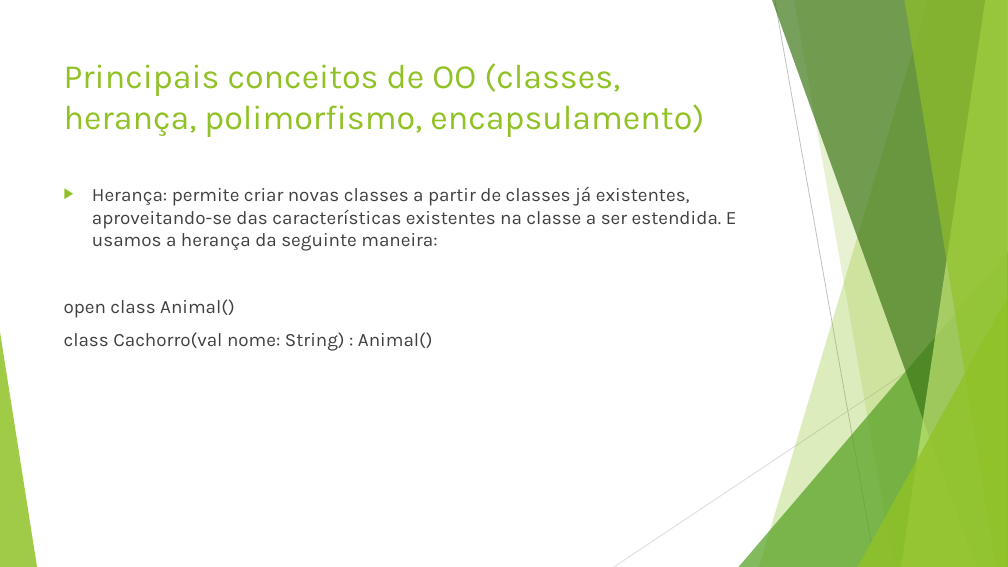
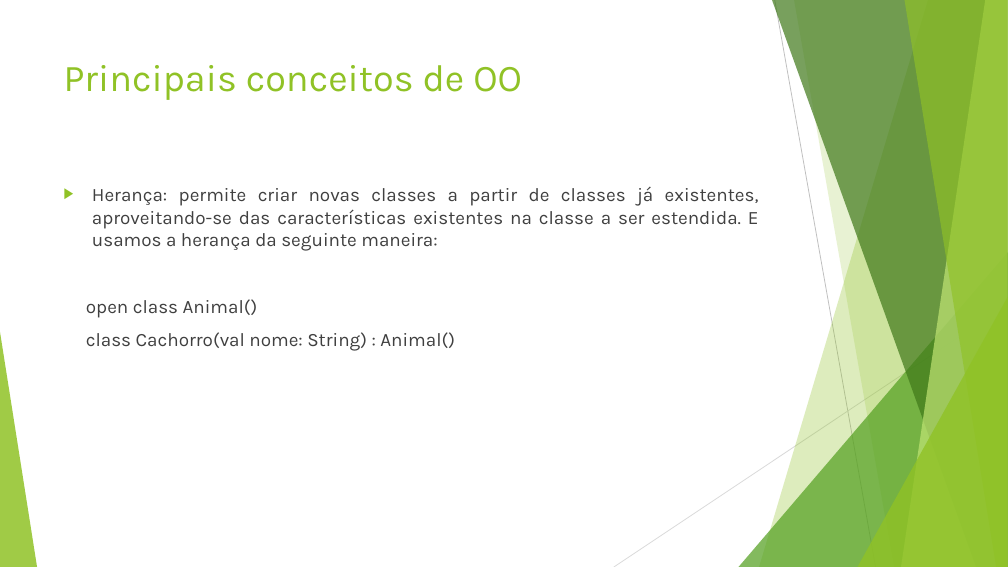
Before and after one commit to lucasrozario98/Kotlin, a slide deck: slide 8 of Kotlin.pptx. Drawn at 1008x567 pixels with LibreOffice and Linux fonts; fonts in the diff are those of the drawing. Boxes give left, top, right and bottom in pixels: in the first picture for what was removed or moved away, otherwise in the second. Text is boxed around its words. In the diff, an @@ line names an element or a change of style, - is before the commit and + after.

```diff
--- a/Kotlin.pptx
+++ b/Kotlin.pptx
@@ title at (x1=64, y1=65, x2=522, y2=100): text changed; size 32.4 to 36 pt @@
-Principais conceitos de OO (classes, herança, polimorfismo, encapsulamento)
+Principais conceitos de OO
@@ text "Herança: permite criar novas classes ..." at (x1=86, y1=187, x2=759, y2=351): alignment left to justified @@
```
Also in this commit, not shown: 5 other slides changed, 3 slides added, 1 slide removed, 7 other files.
